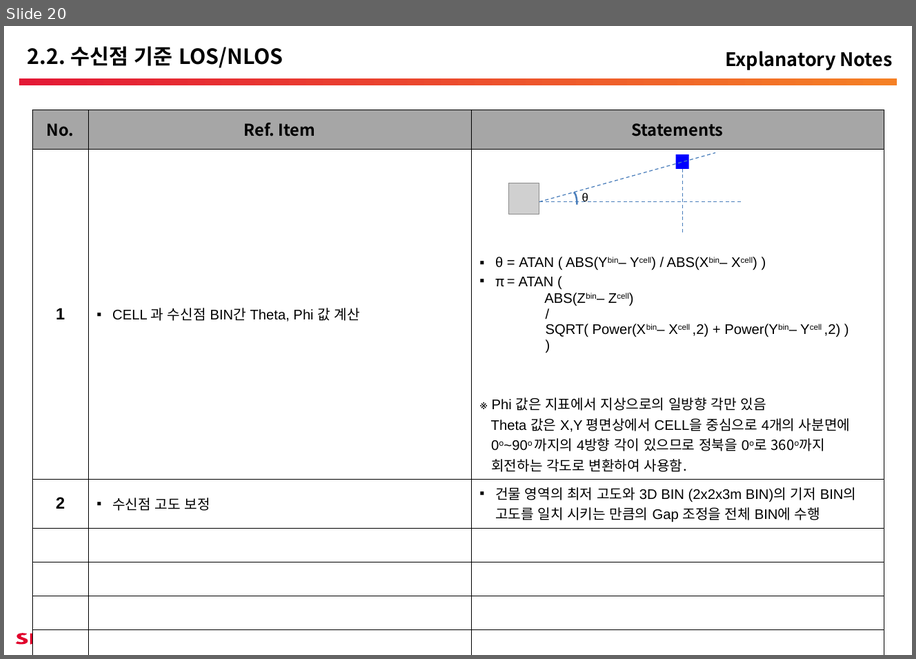
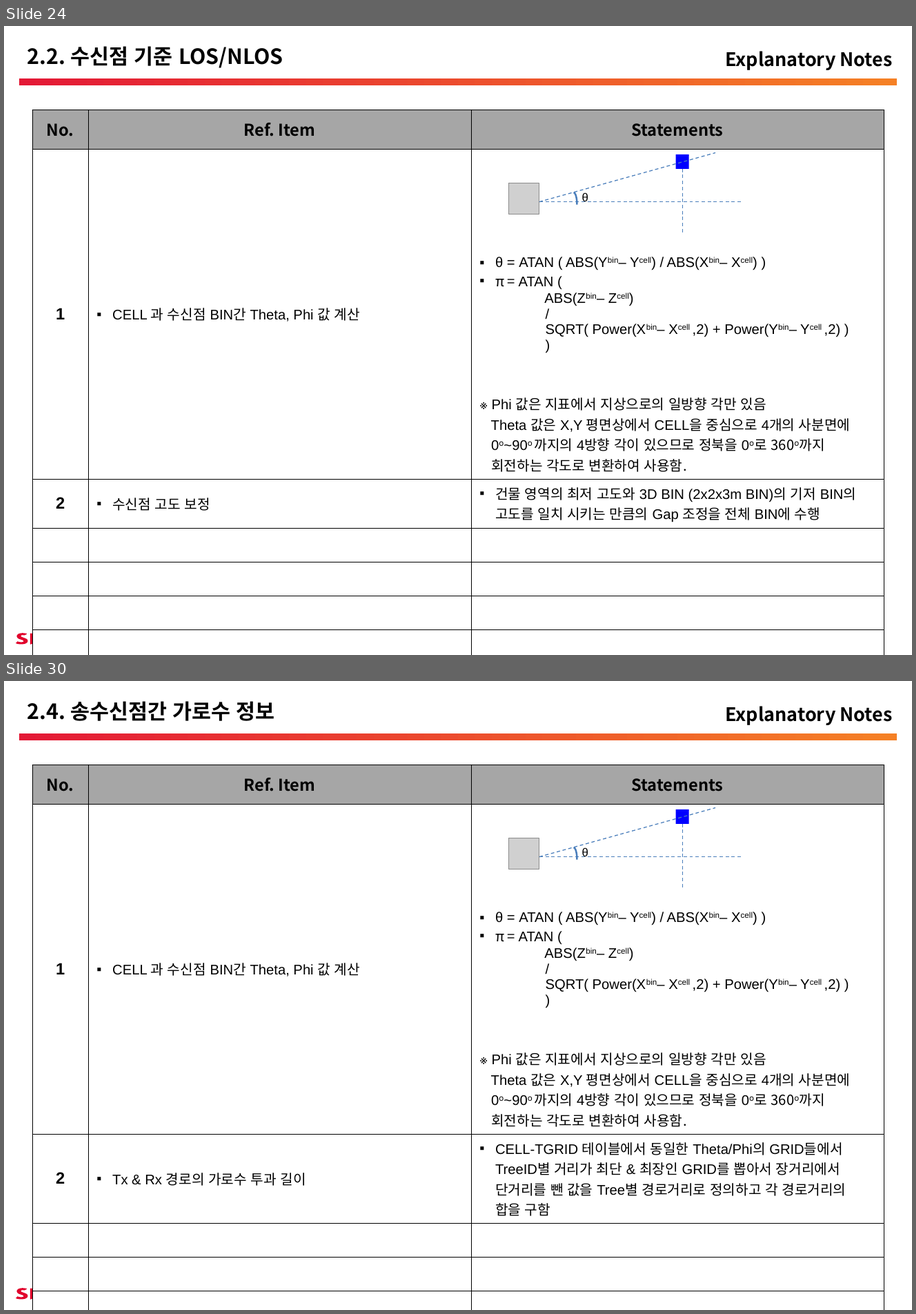
Before and after one commit to pmosoft/spark_scala, a slide deck: eos/02.설계/TEOSPI-ProcessFlow_20190715.pptx. Shown one above the other, each under a label of ours: slide 20 before the commit, slides 24 and 30 after it; the slides between them are not shown. The pictures are 916x659 and 916x1314 pixels, drawn with LibreOffice and Linux fonts; fonts in the diff are those of the drawing; grey boxes stand for pictures; background and template pictures are left out. Boxes give left, top, right and bottom in pixels: in the first picture for what was removed or moved away, otherwise in the second. Text is boxed around its words. In the diff, an @@ line names an element or a change of style, - is before the commit and + after.

```diff
--- a/eos/02.설계/TEOSPI-ProcessFlow_20190715.pptx
+++ b/eos/02.설계/TEOSPI-ProcessFlow_20190715.pptx
@@ slide 30 added at [4,681,912,1310], background #FFFFFF; not listed: 15 template elements that a slide beside it also shows @@
@@ title added at [27,701,275,721], 18 pt, text #000000, bold @@
+2.4. 송수신점간 가로수 정보
@@ text added at [726,706,893,725], 16 pt, text #000000, bold @@
+Explanatory Notes
@@ table added at [32,764,884,1308], 7 rows, 3 columns @@
+No. | Ref. Item | Statements
+1 | CELL 과 수신점 BIN간 Theta, Phi 값 계산 | θ = ATAN ( ABS(Ybin– Ycell) / ABS(Xbin– Xcell) ) / π = ATAN ( / ABS(Zbin– Zcell) / / / SQRT( Power(Xbin– Xcell ,2) + Power(Ybin– Ycell ,2) ) / ) / ※ Phi 값은 지표에서 지상으로의 일방향 각만 있음 / Theta 값은 X,Y 평면상에서 CELL을 중심으로 4개의 사분면에 / 0o~90o 까지의 4방향 각이 있으므로 정북을 0o로 360o까지 / 회전하는 각도로 변환하여 사용함.
+2 | Tx & Rx 경로의 가로수 투과 길이 | CELL-TGRID 테이블에서 동일한 Theta/Phi의 GRID들에서 TreeID별 거리가 최단 & 최장인 GRID를 뽑아서 장거리에서 단거리를 뺀 값을 Tree별 경로거리로 정의하고 각 경로거리의 합을 구함
+ |  | 
+ |  | 
+ |  | 
+ |  | 
@@ line added from (539, 857) to (716, 807), #4B7EBC 0.75 pt dashed @@
@@ rectangle added at [677,809,690,824], fill #0000FF @@
@@ line added from (682, 824) to (682, 890), #4B7EBC 0.75 pt dashed @@
@@ picture added at [509,838,539,869] @@
@@ line added from (539, 857) to (742, 857), #4B7EBC 0.75 pt dashed @@
@@ arc (boxed as its full ellipse) added at [570,848,577,872], outline #4B7EBC 1.5 pt @@
@@ text added at [582,847,588,857], 10 pt, text #000000 @@
+θ
@@ what was slide 20 is now slide 24 @@
```
Also in this commit, not shown: 5 slides changed, 13 other slides added, 4 other files.
